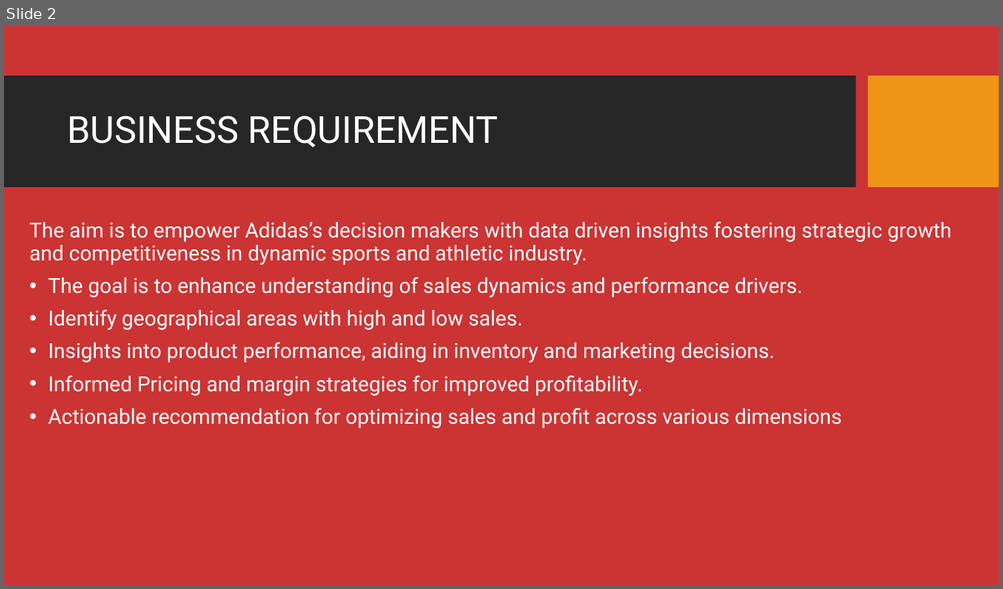
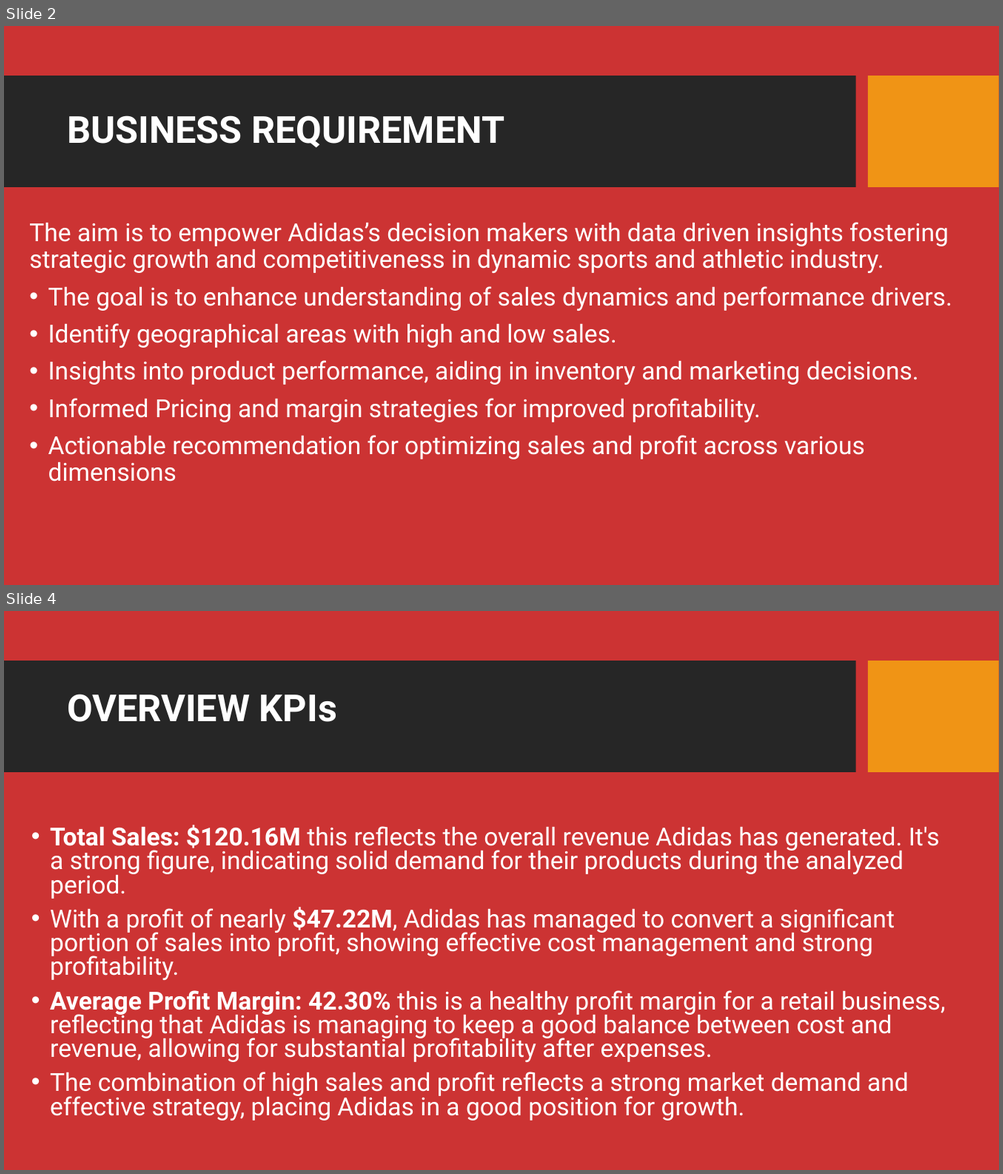
Before and after one commit to MaureenKamore/Adidas-Sales-Analysis, a slide deck: ADIDAS SALES ANALYSIS PROJECTS.pptx. Shown one above the other, each under a label of ours: slide 2 before the commit, slides 2 and 4 after it; the slides between them are not shown. The pictures are 1003x589 and 1003x1174 pixels, drawn with LibreOffice and Linux fonts; fonts in the diff are those of the drawing; background and template pictures are left out. Boxes give left, top, right and bottom in pixels: in the first picture for what was removed or moved away, otherwise in the second. Text is boxed around its words. In the diff, an @@ line names an element or a change of style, - is before the commit and + after.

```diff
--- a/ADIDAS SALES ANALYSIS PROJECTS.pptx
+++ b/ADIDAS SALES ANALYSIS PROJECTS.pptx
@@ slide 4 added at box(4, 611, 999, 1170), background picture (left out); not listed: 2 template elements that a slide beside it also shows @@
@@ title added at box(67, 694, 337, 722), 36 pt, text #FFFFFF, bold @@
+OVERVIEW KPIs
@@ text added at box(50, 825, 945, 1121), 24 pt, text #FFFFFF @@
+• Total Sales: $120.16M this reflects the overall revenue Adidas has generated. It's a strong figure, indicating solid demand for their products during the analyzed period.
+• With a profit of nearly $47.22M, Adidas has managed to convert a significant portion of sales into profit, showing effective cost management and strong profitability.
+• Average Profit Margin: 42.30% this is a healthy profit margin for a retail business, reflecting that Adidas is managing to keep a good balance between cost and revenue, allowing for substantial profitability after expenses.
+• The combination of high sales and profit reflects a strong market demand and effective strategy, placing Adidas in a good position for growth.
@@ slide 2 changed as well @@
@@ title "BUSINESS REQUIREMENT" at box(67, 116, 504, 147): bold on @@
@@ text "The aim is to empower ..." at box(29, 222, 952, 482): size 20 to 24 pt @@
```
Also in this commit, not shown: 5 other slides changed, 2 other slides added, 4 slides removed.
